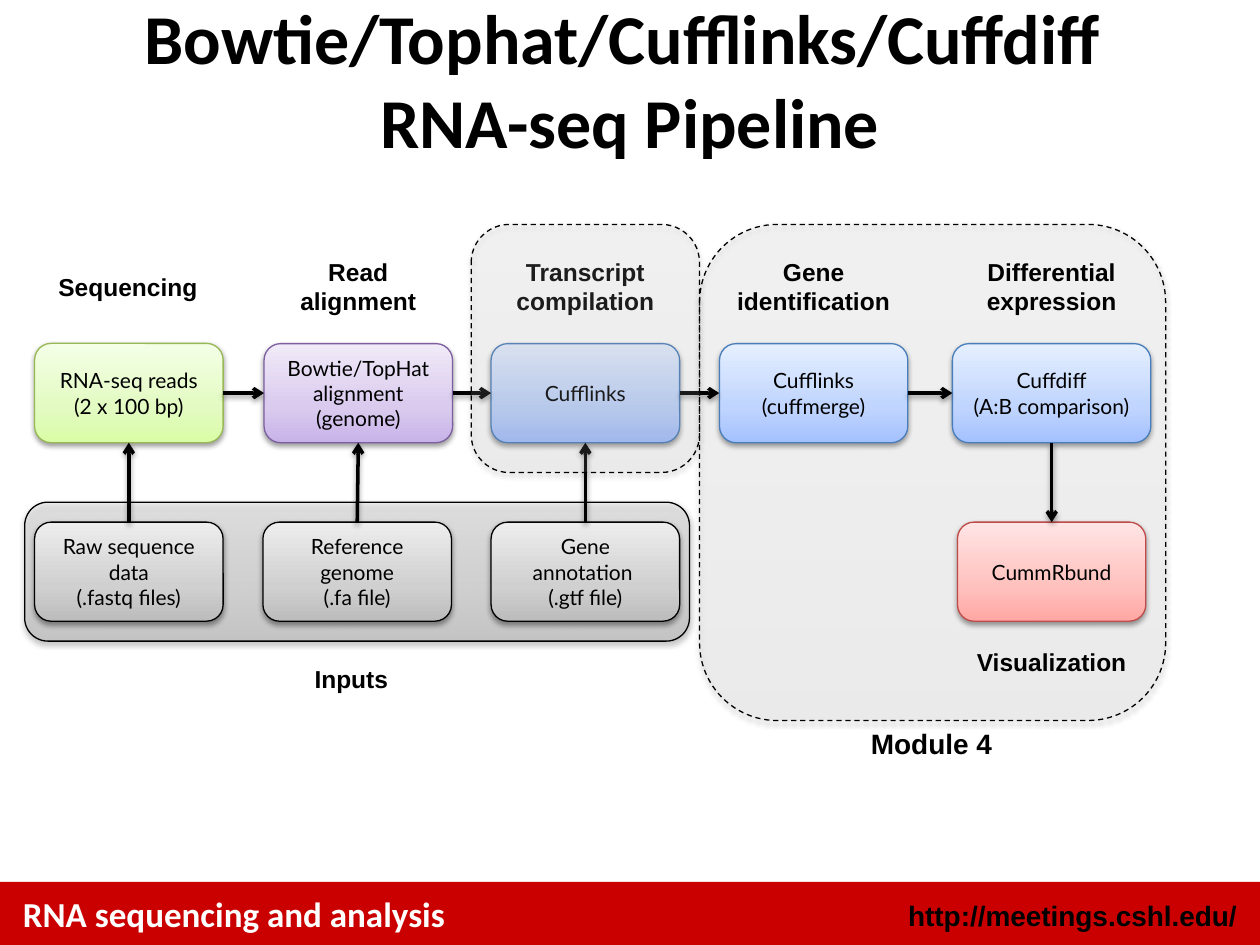
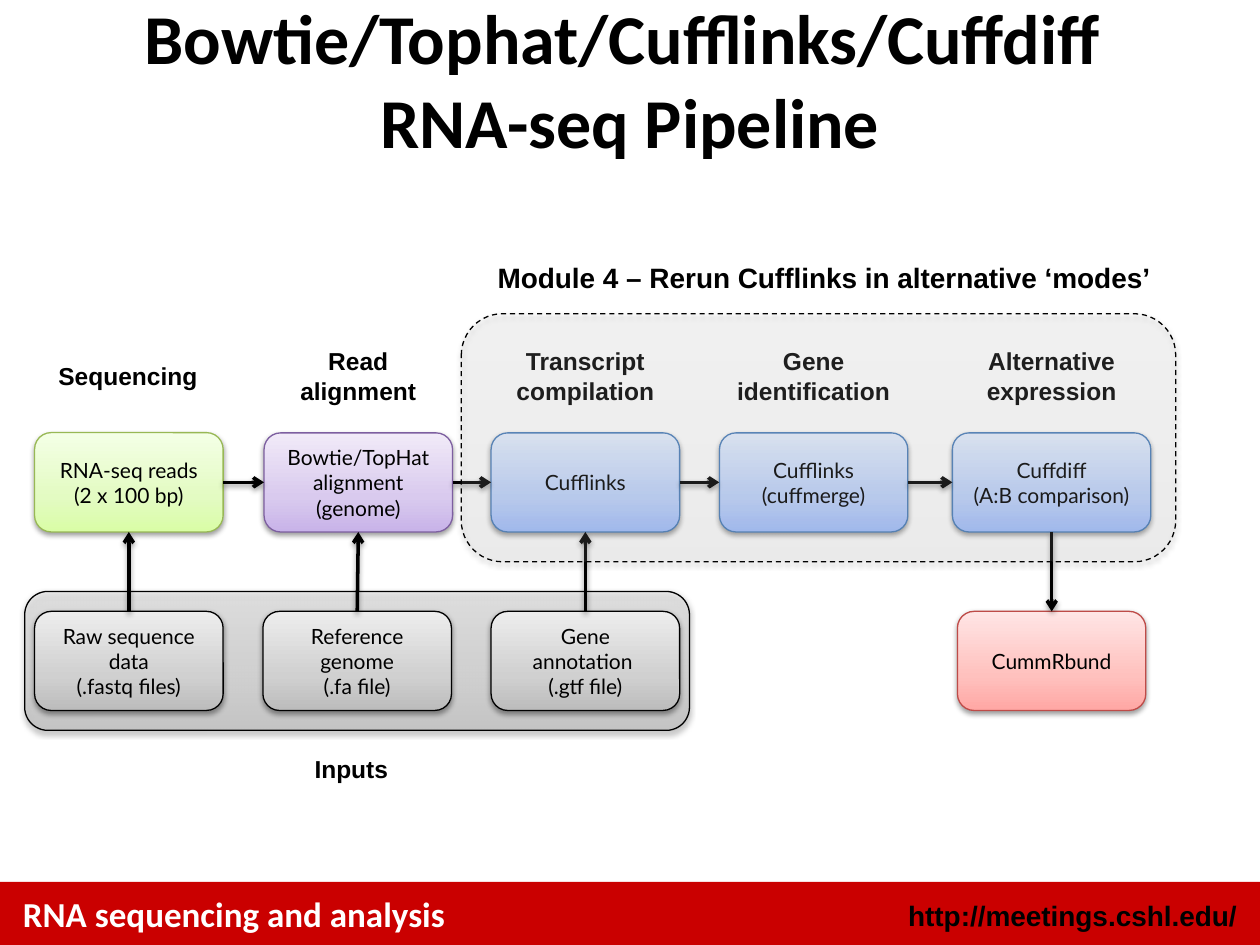
Before and after one commit to griffithlab/rnaseq_tutorial_wiki, a slide deck: slide 14 of LectureFiles/cshl/2015/RNASeq_Module4_Lecture.pptx (slide 20 before the commit). Drawn at 1260x945 pixels with LibreOffice and Linux fonts; fonts in the diff are those of the drawing. Boxes give left, top, right and bottom in pixels: in the first picture for what was removed or moved away, otherwise in the second. Text is boxed around its words. In the diff, an @@ line names an element or a change of style, - is before the commit and + after.

Commit message:
Replace the modules with up to date CBW 2015 versions with CSHL 2015 template and module numbers.

```diff
--- a/LectureFiles/cshl/2015/RNASeq_Module4_Lecture.pptx
+++ b/LectureFiles/cshl/2015/RNASeq_Module4_Lecture.pptx
@@ rounded rectangle removed at [471, 224, 699, 472] @@
@@ text added at [498, 267, 1150, 289], 16 pt, text #000000, bold @@
+Module 4 – Rerun Cufflinks in alternative ‘modes’
@@ rounded rectangle: place and size @@
-rounded rectangle at [699, 224, 1166, 721]
+rounded rectangle at [461, 314, 1176, 562]
@@ text at [987, 352, 1116, 405]: text changed @@
-Differential expression
+Alternative expression
@@ 10 rounded rectangles, 8 arrows, 5 texts: place and size @@
-10 rounded rectangles, 8 arrows, 5 texts at [25, 263, 1150, 693]
+10 rounded rectangles, 8 arrows, 5 texts at [25, 352, 1150, 783]
@@ text removed at [977, 653, 1126, 672] @@
-Visualization
@@ text removed at [871, 733, 992, 755] @@
-Module 4
```
Also in this commit, not shown: 2 other slides changed, 11 slides added, 15 slides removed, 13 other files.
